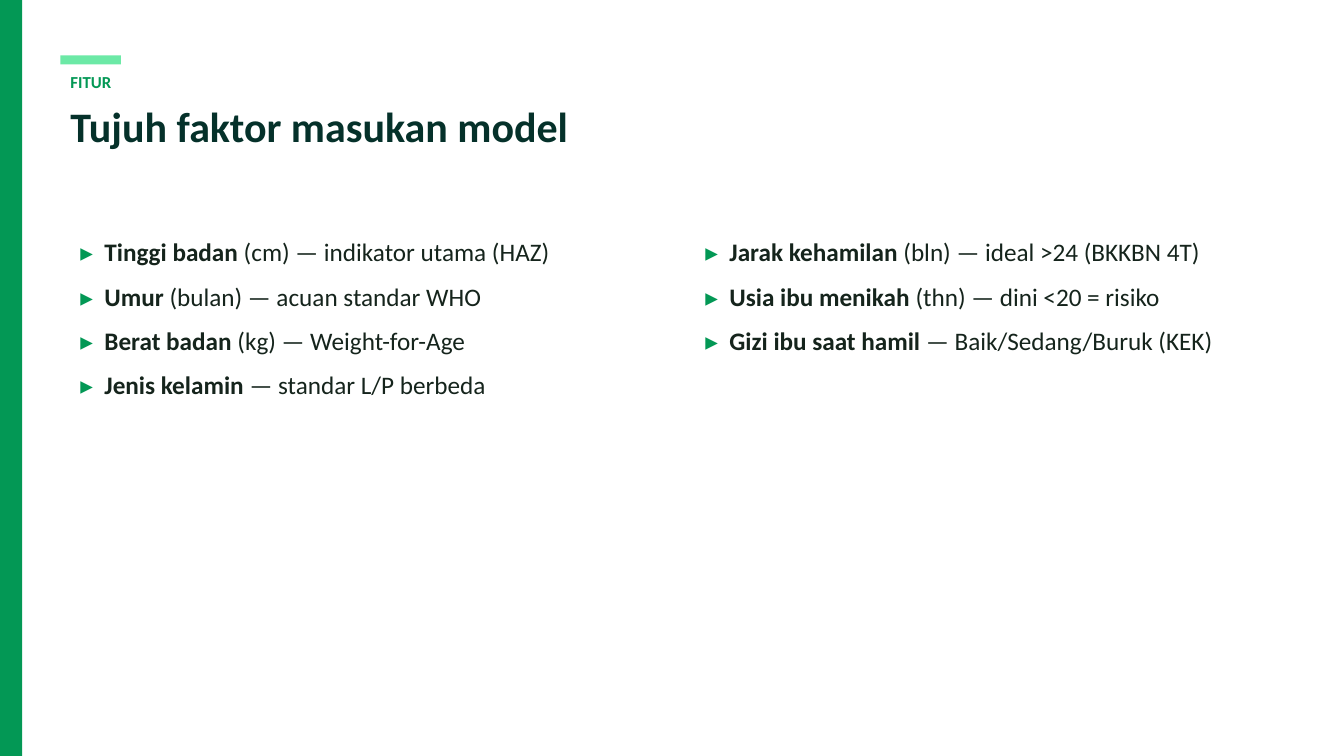
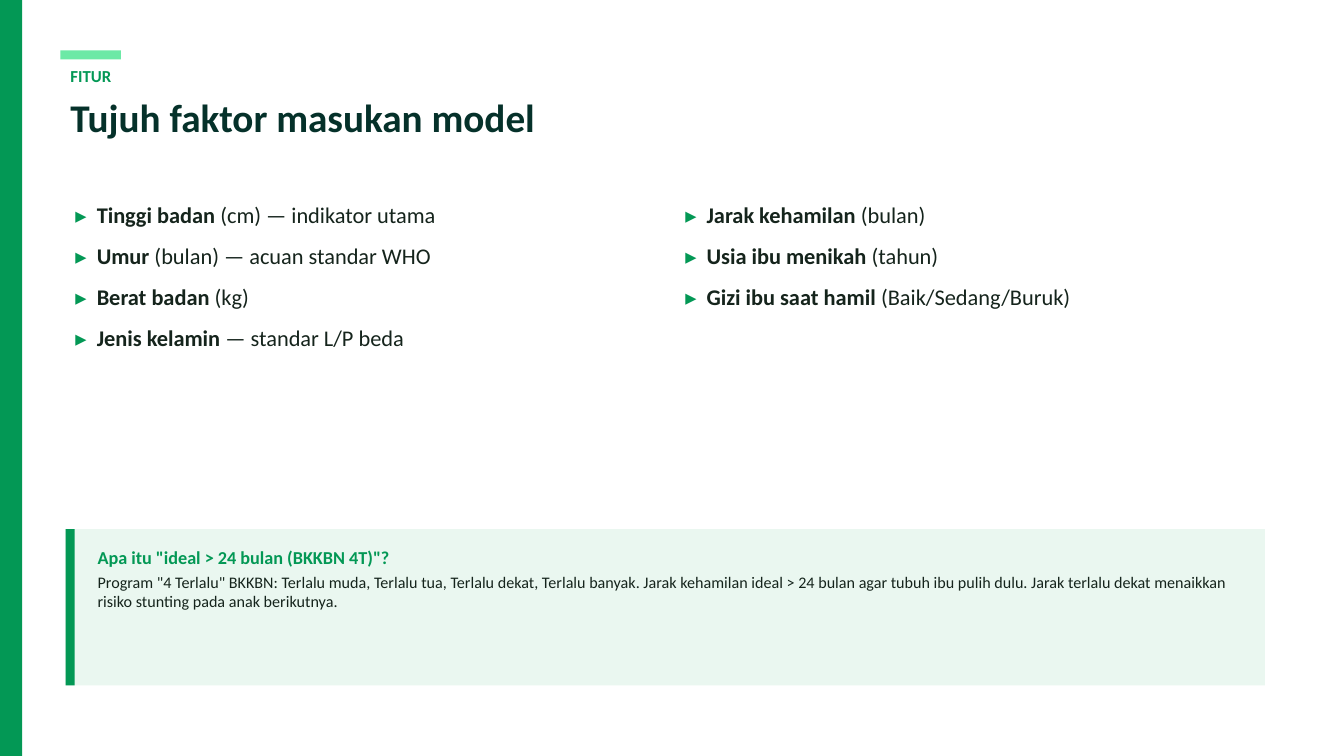
Before and after one commit to steffenkwik/machinelearning-ai, a slide deck: slide 4 of StuntCare_AI_Presentation.pptx. Drawn at 1344x756 pixels with LibreOffice and Linux fonts; fonts in the diff are those of the drawing. Boxes give left, top, right and bottom in pixels: in the first picture for what was removed or moved away, otherwise in the second. Text is boxed around its words. In the diff, an @@ line names an element or a change of style, - is before the commit and + after.

```diff
--- a/StuntCare_AI_Presentation.pptx
+++ b/StuntCare_AI_Presentation.pptx
@@ rectangle: place and size @@
-rectangle at (60,55,121,65)
+rectangle at (60,50,121,59)
@@ text "Tujuh faktor masukan model": place and size @@
-text "Tujuh faktor masukan model" at (70,112,568,149)
+text "Tujuh faktor masukan model" at (70,104,535,139)
@@ text "Tujuh faktor masukan model" at (70,104,535,139): size 30 to 28 pt @@
@@ text "FITUR": place and size @@
-text "FITUR" at (70,77,111,88)
+text "FITUR" at (70,71,111,82)
@@ text "▸ Tinggi badan (cm) — ...": place and size @@
-text "▸ Tinggi badan (cm) — ..." at (104,242,549,395)
+text "▸ Tinggi badan (cm) — ..." at (97,207,435,347)
@@ text at (97,207,435,227): text changed; size 18 to 16 pt @@
-▸ Tinggi badan (cm) — indikator utama (HAZ)
+▸ Tinggi badan (cm) — indikator utama
@@ text at (707,207,1070,309): text changed; size 18 to 16 pt; bold on @@
-▸ Jarak kehamilan (bln) — ideal >24 (BKKBN 4T)
-▸ Usia ibu menikah (thn) — dini <20 = risiko
-▸ Gizi ibu saat hamil — Baik/Sedang/Buruk (KEK)
+▸ Jarak kehamilan (bulan)
+▸ Usia ibu menikah (tahun)
+▸ Gizi ibu saat hamil (Baik/Sedang/Buruk)
@@ text at (97,248,431,267): size 18 to 16 pt in "▸ Umur (bulan) — acuan standar WHO" @@
@@ text at (97,289,404,347): text changed; size 18 to 16 pt; bold on @@
-▸ Berat badan (kg) — Weight-for-Age
-▸ Jenis kelamin — standar L/P berbeda
+▸ Berat badan (kg)
+▸ Jenis kelamin — standar L/P beda
@@ rectangle added at (66,529,1265,686), fill #EAF7F0 @@
@@ rectangle added at (66,529,75,686), fill #039855 @@
@@ text added at (98,550,1225,610), 11.5 pt, text #15241C @@
+Apa itu "ideal > 24 bulan (BKKBN 4T)"?
+Program "4 Terlalu" BKKBN: Terlalu muda, Terlalu tua, Terlalu dekat, Terlalu banyak. Jarak kehamilan ideal > 24 bulan agar tubuh ibu pulih dulu. Jarak terlalu dekat menaikkan risiko stunting pada anak berikutnya.
```
Also in this commit, not shown: 7 other slides changed, 6 slides added, 6 slides removed, 7 other files.
